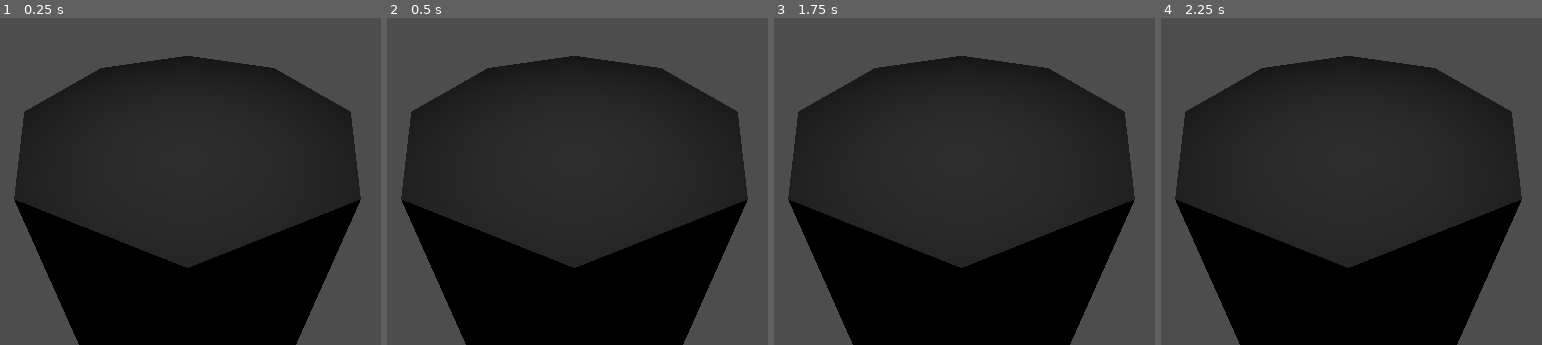
Above: before the commit, frames 1-4 (left to right).
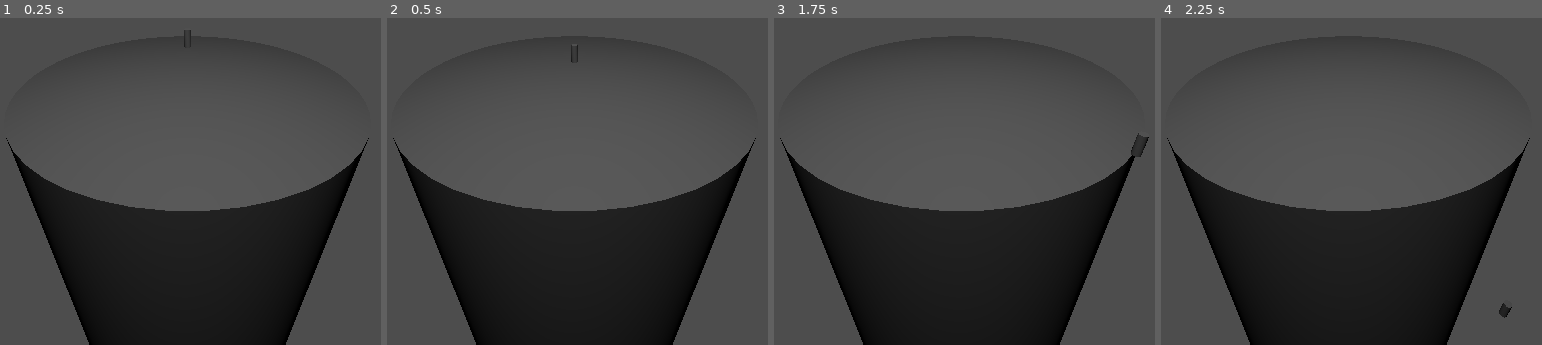
Above: after the commit, the same moments.

Repository: proximadams/Lucky-Erik-Alex-Jam-2025
Game: Godot game, scene res://World.tscn
Two runs of this game, one before a commit and one after it. Both use one fixed random seed, a clock stepped at 60 frames per second and the inputs below.
Inputs:
- Up to frame 1 (0.25 s): no input
- Up to frame 2 (0.5 s): no input
- Up to frame 3 (1.75 s): tap Enter (ui_accept) at 0.5, 0.6, 0.77, 1.07, 1.35, 1.52 s; hold Right (ui_right) 0.53-1.28 s; hold Down (ui_down) from 1.28 s (still down)
- Up to frame 4 (2.25 s): tap Enter (ui_accept) at 1.82, 2.1 s; release Down (ui_down) at 2.03 s; hold Right (ui_right) from 2.03 s (still down)

The runs differ from the first frame. In frame 1, 45% of the frame differs, in the area x 1-97%, y 3-100%; in frame 2, 45%; in frame 3, 46%, in the area x 1-99%, y 11-100%; in frame 4, 45%.

Commit message:
added player

Diff:
--- a/World.tscn
+++ b/World.tscn
@@ -1,15 +1,45 @@
-[gd_scene format=3 uid="uid://byh6xb4v8jlow"]
+[gd_scene load_steps=4 format=3 uid="uid://byh6xb4v8jlow"]
+
+[ext_resource type="Script" path="res://player.gd" id="1_2ufpp"]
+
+[sub_resource type="CylinderShape3D" id="CylinderShape3D_phmpv"]
+height = 100.0
+radius = 10.0
+
+[sub_resource type="CapsuleShape3D" id="CapsuleShape3D_hswm5"]
+radius = 0.2
+height = 1.0
 
 [node name="Node3D" type="Node3D"]
 
-[node name="CSGCylinder3D" type="CSGCylinder3D" parent="."]
+[node name="Floor" type="StaticBody3D" parent="."]
+
+[node name="CSGCylinder3D" type="CSGCylinder3D" parent="Floor"]
 transform = Transform3D(1, 0, 0, 0, 1, 0, 0, 0, 1, 0, -50, 0)
-radius = 5.0
+radius = 10.0
 height = 100.0
+sides = 50
+
+[node name="CollisionShape3D" type="CollisionShape3D" parent="Floor"]
+transform = Transform3D(1, 0, 0, 0, 1, 0, 0, 0, 1, 0, -50, 0)
+shape = SubResource("CylinderShape3D_phmpv")
 
 [node name="Camera3D" type="Camera3D" parent="."]
-transform = Transform3D(1, 0, 0, 0, 0.847659, 0.530541, 0, -0.530541, 0.847659, 0, 4.52641, 7.73827)
+transform = Transform3D(1, 0, 0, 0, 0.847659, 0.530541, 0, -0.530541, 0.847659, 0, 7.59333, 16.5352)
 
 [node name="SpotLight3D" type="SpotLight3D" parent="."]
-transform = Transform3D(1, 0, 0, 0, 0.45217, 0.891932, 0, -0.891932, 0.45217, 0, 8.85513, 4.63213)
-spot_range = 20.0
+transform = Transform3D(1, 0, 0, 0, 0.304498, 0.952513, 0, -0.952513, 0.304498, 0, 27.8858, 14.4969)
+light_energy = 10.0
+spot_range = 100.0
+
+[node name="Player" type="CharacterBody3D" parent="."]
+transform = Transform3D(1, 0, 0, 0, 1, 0, 0, 0, 1, 0, 3.04067, 0)
+motion_mode = 1
+script = ExtResource("1_2ufpp")
+
+[node name="CollisionShape3D" type="CollisionShape3D" parent="Player"]
+shape = SubResource("CapsuleShape3D_hswm5")
+
+[node name="CSGCylinder3D" type="CSGCylinder3D" parent="Player"]
+radius = 0.2
+height = 1.0
--- /dev/null
+++ b/player.gd
@@ -0,0 +1,26 @@
+extends CharacterBody3D
+
+const SPEED = 5.0
+const JUMP_VELOCITY = 4.5
+
+func _physics_process(delta: float) -> void:
+	# Add the gravity.
+	if not is_on_floor():
+		velocity += get_gravity() * delta
+
+	# Handle jump.
+	if Input.is_action_just_pressed("ui_accept") and is_on_floor():
+		velocity.y = JUMP_VELOCITY
+
+	# Get the input direction and handle the movement/deceleration.
+	# As good practice, you should replace UI actions with custom gameplay actions.
+	var input_dir := Input.get_vector("ui_left", "ui_right", "ui_up", "ui_down")
+	var direction := (transform.basis * Vector3(input_dir.x, 0, input_dir.y)).normalized()
+	if direction:
+		velocity.x = direction.x * SPEED
+		velocity.z = direction.z * SPEED
+	else:
+		velocity.x = move_toward(velocity.x, 0, SPEED)
+		velocity.z = move_toward(velocity.z, 0, SPEED)
+
+	move_and_slide()
